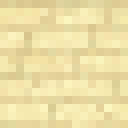
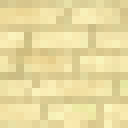
Revision of a layered 128×128 image; what changed, layer by layer:
"Layer 5 copy 2": opacity 65% → 91%, painted on it over bbox(0, 0, 128, 128)
"Layer 7": opacity 22% → 50%, painted on it over bbox(0, 0, 128, 128)
showed "Layer 5", opacity 21% → 9% over bbox(0, 0, 128, 128)
